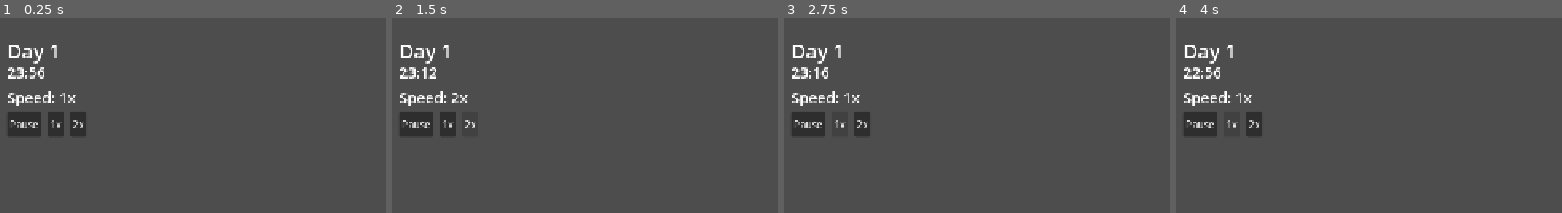
Above: before the commit, frames 1-4 (left to right).
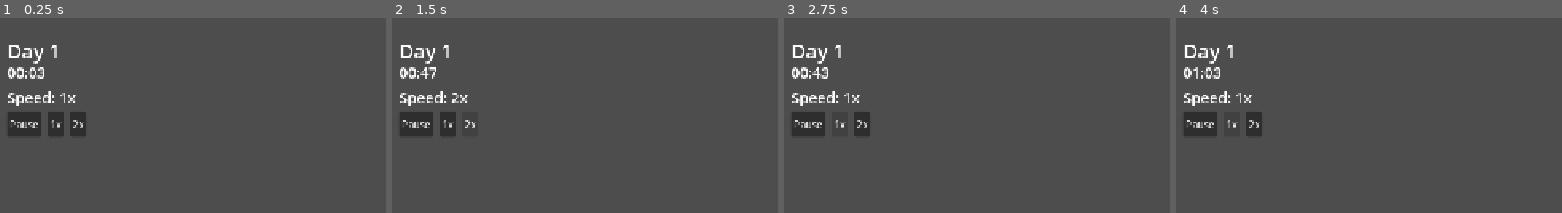
Above: after the commit, the same moments.

Repository: MLinh2407/godot-survival-city-builder-game
Game: Godot game, scene res://scenes/main/Main.tscn
Two runs of this game, one before a commit and one after it. Both use one fixed random seed, a clock stepped at 60 frames per second and the inputs below.
Inputs:
- Up to frame 1 (0.25 s): no input
- Up to frame 2 (1.5 s): click "1x" at 0.5 s; click "2x" at 1.25 s
- Up to frame 3 (2.75 s): click "1x" at 2 s
- Up to frame 4 (4 s): click "2x" at 2.75 s; click "1x" at 3.5 s
The pictures show only the part of the screen within x 0-50%, y 0-50%; the shares and areas given below are measured in that part.

The runs differ from the first frame. In frame 1, 0.3% of the frame differs, in the area x 2-12%, y 25-32%; in frame 2, 0.3%; in frame 3, 0.3%; in frame 4, 0.3%.

Commit message:
fix the time make it start at 00:00

Diff:
--- a/scripts/managers/TimeManager.gd
+++ b/scripts/managers/TimeManager.gd
@@ -50,8 +50,8 @@
 		elif current_day == GameConstants.STORM_HIT_DAY:
 			storm_hit.emit()
 
-	var fraction_left = clamp(1.0 - (time_elapsed / current_day_length), 0.0, 1.0)
-	var total_ingame_minutes = int(fraction_left * 24.0 * 60.0)
+	var fraction_elapsed = clamp(time_elapsed / current_day_length, 0.0, 1.0)
+	var total_ingame_minutes = int(fraction_elapsed * 24.0 * 60.0)
 	var h = total_ingame_minutes / 60
 	var m = total_ingame_minutes % 60
 	var time_str = "%02d:%02d" % [h, m]
